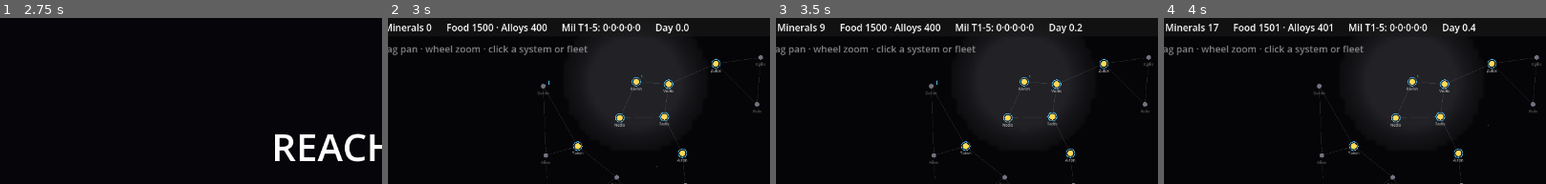
Above: before the commit, frames 1-4 (left to right).
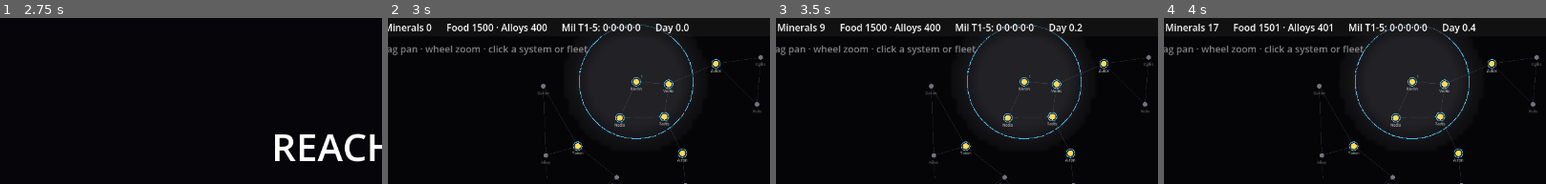
Above: after the commit, the same moments.

Repository: evyatarmitz/reach
Game: Godot game, scene res://menu/menu.tscn
Same seed, same stepped clock (60 frames per second), same inputs: the game is played once before the commit and once after it.
Inputs:
- Up to frame 1 (2.75 s): click "New Game" at 0.5 s; click "Normal" at 1.25 s; click "Normal" at 2 s
- Up to frame 2 (3 s): click "Start" at 2.75 s
- Up to frame 3 (3.5 s): no input
- Up to frame 4 (4 s): click "1x" at 3.5 s
The pictures show only the part of the screen within x 6-56%, y 0-50%; the shares and areas given below are measured in that part.

Frame 1 is identical in both runs. In frame 2, 0.6% of the frame differs, in the area x 42-80%, y 4-90%; in frame 3, 0.6%; in frame 4, 0.6%, in the area x 50-85%, y 4-85%.

Commit message:
0.37.0 - keep the uncontested border inside the fog (visible again)
After the fog was feathered (0.36.0) it fades out at an influence equipotential
inside the hard reach radius. But the border contour against EMPTY space was still
traced way out at the reach edge (rival-claim floor 0.01), i.e. BEYOND the fog's
fade — so the bubble border sat at/past the fog edge and got lost in it. As the
empire grew, the fog would momentarily lead the border, briefly revealing it (the
"they load at different rates" symptom).

Fix: raise the open-space rival-claim floor (BORDER_EPS 0.01 -> BORDER_OPEN_FLOOR
0.85) so the uncontested bubble edge is drawn INSIDE the fog's fade, keeping it on
lit ground with fog always extending past it. Contested seams use the real rival
claim, so they're unchanged. Fog untouched. 116 tests still pass; autoshot shows
the player's bubble border clearly again.

Diff:
--- a/desktop/game/main.gd
+++ b/desktop/game/main.gd
@@ -24,7 +24,13 @@
 # edge sits inside its territory and hostile seams show BOTH colours.
 const BORDER_CELL := 14.0
 const BORDER_REFRESH := 0.4
-const BORDER_EPS := 0.01     # tiny rival-claim floor so bubble-vs-empty edges draw
+# Rival-claim floor for the border contour against EMPTY space (no real rival).
+# This is what sets where an uncontested "bubble" edge is drawn. It MUST sit at a
+# higher claim than the fog's open-space fade edge (VR_CLAIM_FLOOR / SIGHT ~= 0.67)
+# so the fog always extends PAST the border — otherwise the bubble border is drawn
+# at/beyond the fog's fade edge and gets lost in it. Real (contested) seams use the
+# rival's actual claim instead, so they're unaffected.
+const BORDER_OPEN_FLOOR := 0.85
 const FOG_CELL := 16.0       # sample cell for the fog texture (linearly filtered)
 # VR fill feathering: the lit region fades out over a soft band instead of a hard
 # edge, so it reads as the influence SHAPE, not a stamped disc. VR_CLAIM_FLOOR is
@@ -378,13 +384,14 @@
 				var p_tr := p_tl + Vector2(BORDER_CELL, 0)
 				var p_br := p_tl + Vector2(BORDER_CELL, BORDER_CELL)
 				var p_bl := p_tl + Vector2(0, BORDER_CELL)
-				# Subtract a small floor from the rival claim so an empire's edge
-				# against EMPTY space (both claims ~0) still crosses zero and draws
-				# a contour — otherwise a lone/uncontested bubble showed no curve.
-				var m_tl := ck[i_tl] - maxf(_best_other(claims, k, i_tl), BORDER_EPS)
-				var m_tr := ck[i_tr] - maxf(_best_other(claims, k, i_tr), BORDER_EPS)
-				var m_br := ck[i_br] - maxf(_best_other(claims, k, i_br), BORDER_EPS)
-				var m_bl := ck[i_bl] - maxf(_best_other(claims, k, i_bl), BORDER_EPS)
+				# Floor the rival claim so an empire's edge against EMPTY space still
+				# crosses zero and draws a contour — but at BORDER_OPEN_FLOOR (not ~0),
+				# so the uncontested bubble edge sits INSIDE the fog's fade, keeping the
+				# border visible on lit ground. Contested seams use the real rival claim.
+				var m_tl := ck[i_tl] - maxf(_best_other(claims, k, i_tl), BORDER_OPEN_FLOOR)
+				var m_tr := ck[i_tr] - maxf(_best_other(claims, k, i_tr), BORDER_OPEN_FLOOR)
+				var m_br := ck[i_br] - maxf(_best_other(claims, k, i_br), BORDER_OPEN_FLOOR)
+				var m_bl := ck[i_bl] - maxf(_best_other(claims, k, i_bl), BORDER_OPEN_FLOOR)
 				# Centroid of this cell's INSIDE corners (margin >= 0) — the
 				# empire's own side. Each segment is nudged toward it so a shared
 				# seam shows both empires' curves side by side, not overlapping.
